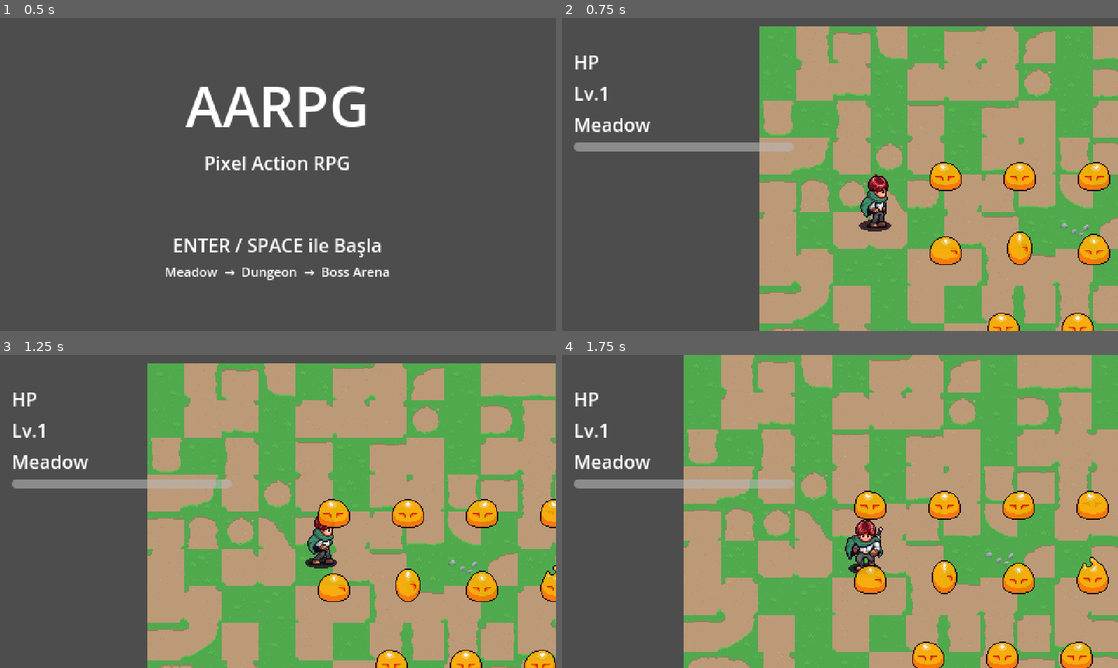
Above: before the commit, frames 1-4 (two rows, left to right).
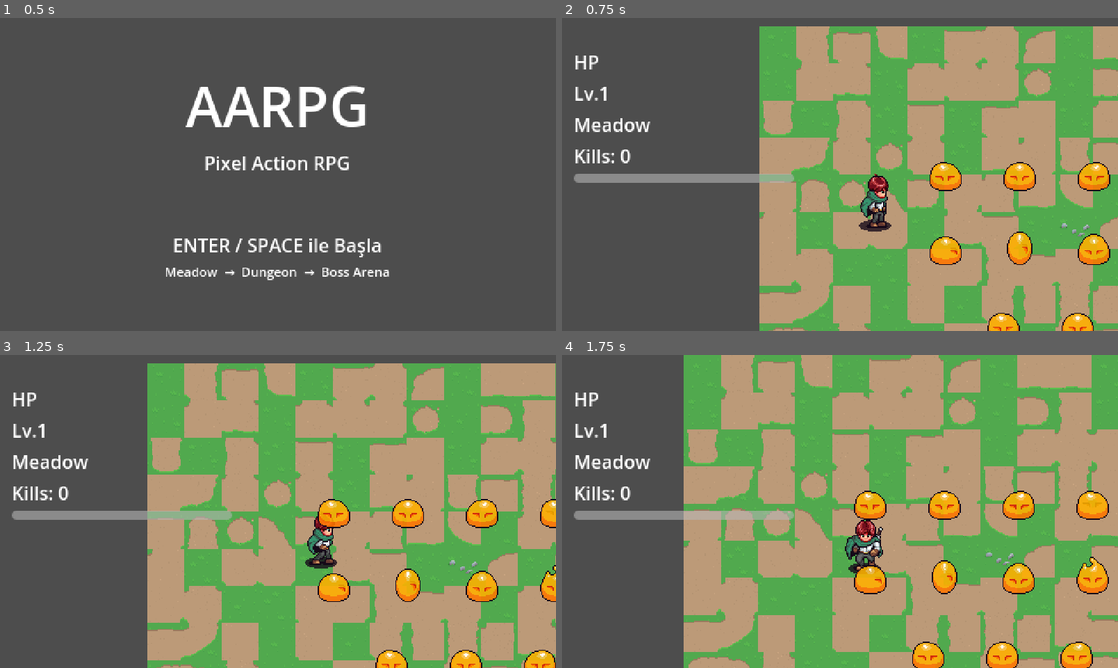
Above: after the commit, the same moments.

Repository: josephfinalform/new-rpg-test-px
Game: Godot game, scene res://aarpg/UI/title_screen.tscn
The game is run twice, just before and just after one commit, with the same random seed, the same clock (stepped at 60 frames per second) and the same inputs. Sound files missing from this copy of the repository are replaced by a short silence.
Inputs:
- Up to frame 1 (0.5 s): no input
- Up to frame 2 (0.75 s): tap Enter (ui_accept) at 0.5 s; hold D (right) from 0.53 s (still down); hold Enter (ui_accept) from 0.53 s (still down)
- Up to frame 3 (1.25 s): keep holding D (right); keep holding Enter (ui_accept)
- Up to frame 4 (1.75 s): release D (right) at 1.28 s; release Enter (ui_accept) at 1.28 s; hold S (down) from 1.28 s (still down); tap Space (attack) at 1.35 s; tap Enter (ui_accept) at 1.52, 1.55 s

Frame 1 is identical in both runs. In frame 2, 2.5% of the frame differs, in the area x 2-42%, y 39-53%; in frame 3, 2.5%; in frame 4, 2.5%.
Error in both runs: Invalid access to property or key 'max_level' on a base object of type 'Nil'. (res://aarpg/Player/Scripts/player.gd:148)

Commit message:
feat: kill sayacı (GameManager + HUD)

Diff:
--- a/aarpg/UI/health_bar.gd
+++ b/aarpg/UI/health_bar.gd
@@ -6,6 +6,7 @@
 @onready var xp_bar: ProgressBar = $MarginContainer/VBoxContainer/XPBar
 @onready var level_label: Label = $MarginContainer/VBoxContainer/LevelLabel
 @onready var level_name_label: Label = get_node_or_null("MarginContainer/VBoxContainer/LevelNameLabel")
+@onready var kills_label: Label = get_node_or_null("MarginContainer/VBoxContainer/KillsLabel")
 
 var hearts: Array[TextureRect] = []
 
@@ -22,10 +23,16 @@
 		_on_level_up(player.level)
 	GameManager.level_changed.connect(_on_level_changed)
 	_on_level_changed(GameManager.current_level_index)
+	GameManager.kills_changed.connect(_on_kills_changed)
+	_on_kills_changed(GameManager.kills)
 
 func _on_level_changed(index: int) -> void:
 	if level_name_label:
 		level_name_label.text = GameManager.get_level_name(index)
+
+func _on_kills_changed(total: int) -> void:
+	if kills_label:
+		kills_label.text = "Kills: " + str(total)
 
 func _setup_hearts(max_hp: int) -> void:
 	for child in hearts_container.get_children():
--- a/aarpg/UI/health_bar.tscn
+++ b/aarpg/UI/health_bar.tscn
@@ -30,6 +30,10 @@
 layout_mode = 2
 text = ""
 
+[node name="KillsLabel" type="Label" parent="MarginContainer/VBoxContainer"]
+layout_mode = 2
+text = "Kills: 0"
+
 [node name="XPBar" type="ProgressBar" parent="MarginContainer/VBoxContainer"]
 layout_mode = 2
 custom_minimum_size = Vector2(120, 8)
--- a/aarpg/autoload/game_manager.gd
+++ b/aarpg/autoload/game_manager.gd
@@ -1,6 +1,7 @@
 extends Node
 
 signal level_changed(index: int)
+signal kills_changed(total: int)
 
 @export var levels: Array[String] = [
 	"res://aarpg/Levels/level_1_meadow.tscn",
@@ -14,10 +15,13 @@
 ]
 
 var current_level_index: int = 0
+var kills: int = 0
 
 
 func start_game() -> void:
 	current_level_index = 0
+	kills = 0
+	kills_changed.emit(0)
 	_load_level(current_level_index)
 
 
@@ -40,6 +44,11 @@
 	return level_names[index]
 
 
+func enemy_killed() -> void:
+	kills += 1
+	kills_changed.emit(kills)
+
+
 func _load_level(index: int) -> void:
 	level_changed.emit(index)
 	get_tree().change_scene_to_file(levels[index])
